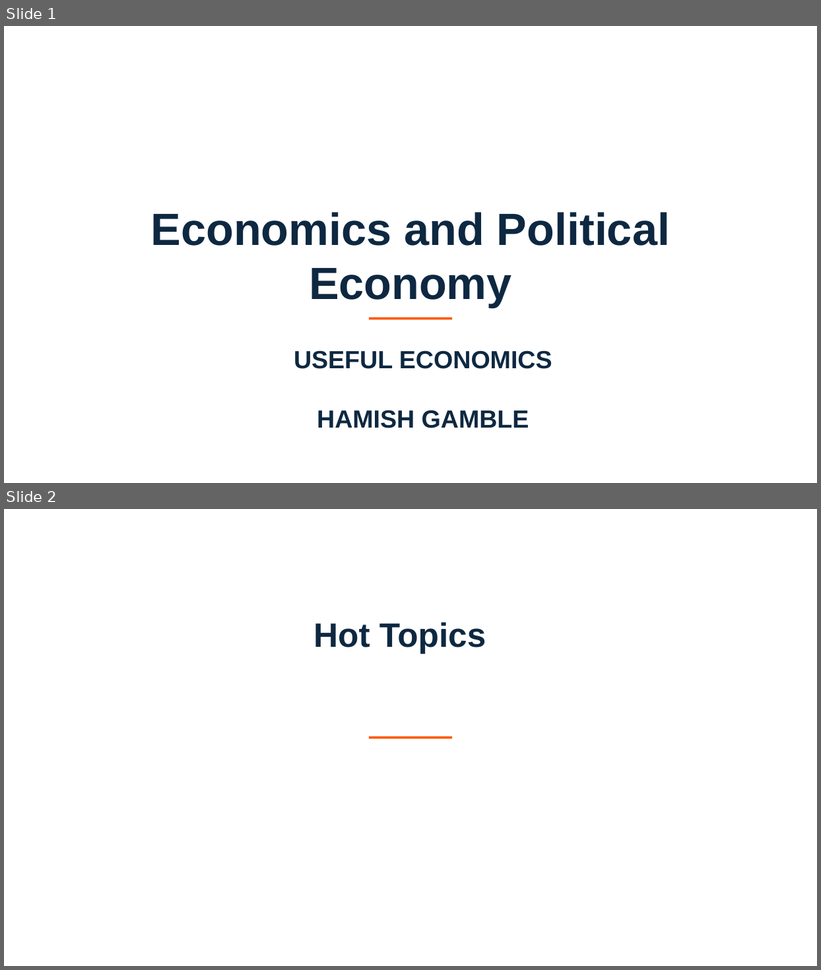
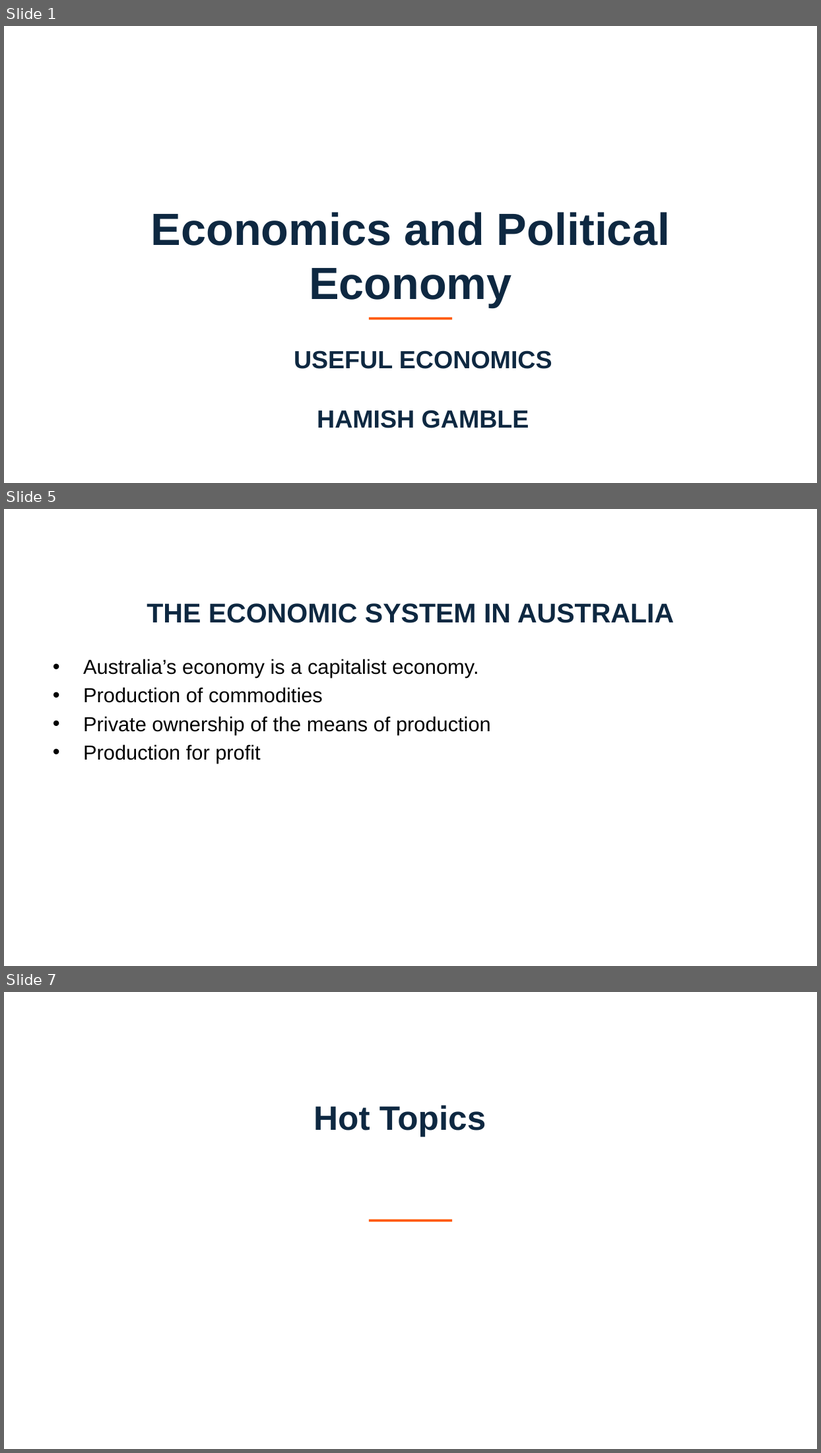
Before and after one commit to amwu-nrc/economics-presentations, a slide deck: du4-economics-political-economy-hamish-gamble.pptx. Shown one above the other, each under a label of ours: slides 1 and 2 before the commit, slides 1, 5 and 7 after it; the slides between them are not shown. The pictures are 821x970 and 821x1453 pixels, drawn with LibreOffice and Linux fonts; fonts in the diff are those of the drawing; background and template pictures are left out. Boxes give left, top, right and bottom in pixels: in the first picture for what was removed or moved away, otherwise in the second. Text is boxed around its words. In the diff, an @@ line names an element or a change of style, - is before the commit and + after.

```diff
--- a/du4-economics-political-economy-hamish-gamble.pptx
+++ b/du4-economics-political-economy-hamish-gamble.pptx
@@ slide 5 added at <box>4,509,817,966</box>, background picture (left out) @@
@@ title added at <box>147,603,674,623</box>, 24 pt, text #0E2841, bold @@
+THE ECONOMIC SYSTEM IN AUSTRALIA
@@ text added at <box>83,659,491,763</box>, 18 pt, text #000000 @@
+• Australia’s economy is a capitalist economy.
+• Production of commodities
+• Private ownership of the means of production
+• Production for profit
@@ what was slide 2 is now slide 7 @@
```
Also in this commit, not shown: 1 slide changed, 4 other slides added, 25 other files.
